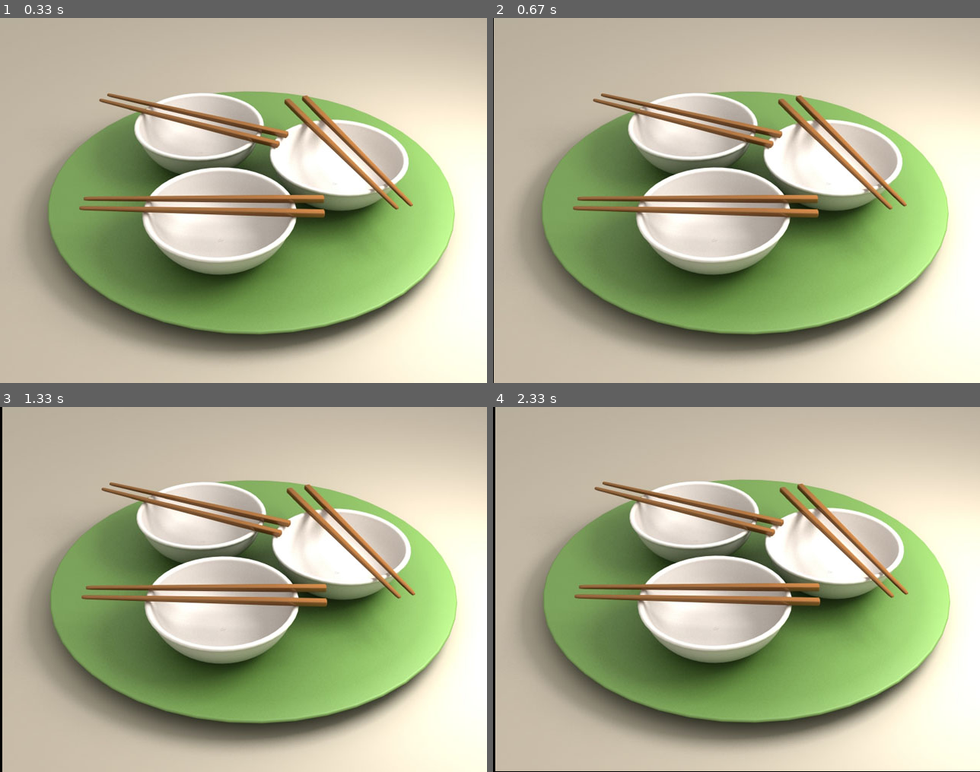
Above: before the commit, frames 1-4 (two rows, left to right).
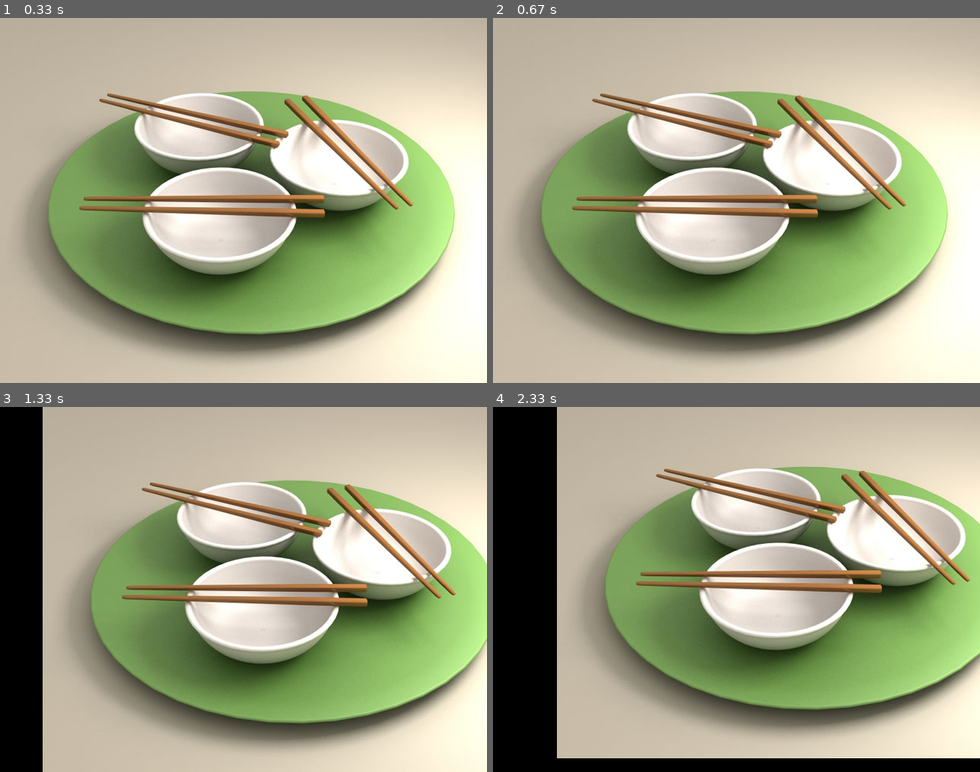
Above: after the commit, the same moments.

Repository: toroden79/firstGui
Game: pygame game, started from keyboardEventsMove.py
The game is run twice, just before and just after one commit, with the same random seed, the same clock (stepped at 60 frames per second) and the same inputs.
Inputs:
- Up to frame 1 (0.33 s): no input
- Up to frame 2 (0.67 s): hold R from 0.33 s (still down); hold Right from 0.33 s (still down)
- Up to frame 3 (1.33 s): release R at 0.8 s; release Right at 0.8 s; hold Right 0.83-1.3 s
- Up to frame 4 (2.33 s): hold Up 1.33-1.63 s; hold Right 1.67-2.13 s; hold Left from 2.17 s (still down)

Frame 1 is identical in both runs. In frame 2, 1.6% of the frame differs, in the area x 0-94%, y 0-100%; in frame 3, 53%; in frame 4, 68%, in the area x 0-100%, y 0-100%.

Commit message:
Chapter 3 events examples

Diff:
--- a/keyboardEventsMove.py
+++ b/keyboardEventsMove.py
@@ -10,7 +10,8 @@
 
 x, y = 0, 0
 move_x, move_y = 0, 0
-
+startMoving=False
+stopMoving=True
 while True:
 
     for event in pygame.event.get():
@@ -18,7 +19,8 @@
             pygame.quit()
             exit()
 
-        if event.type == KEYDOWN:
+        if (event.type == KEYDOWN):
+            startMoving=True
             if event.key == K_LEFT:
                 move_x = -1
             elif event.key == K_RIGHT:
@@ -27,8 +29,11 @@
                 move_y = -1
             elif event.key == K_DOWN:
                 move_y = +1
+            elif event.key == K_r:
+                x, y = 0, 0
 
         elif event.type == KEYUP:
+            startMoving=False
             if event.key == K_LEFT:
                 move_x = 0
             elif event.key == K_RIGHT:
@@ -38,10 +43,14 @@
             elif event.key == K_DOWN:
                 move_y = 0
 
-        x+= move_x
-        y+= move_y
+#        x+= move_x
+#        y+= move_y
 
         screen.fill((0, 0, 0))
         screen.blit(background, (x, y))
 
-        pygame.display.update()
+    if (startMoving):
+        x += move_x
+        y += move_y
+
+    pygame.display.update()
